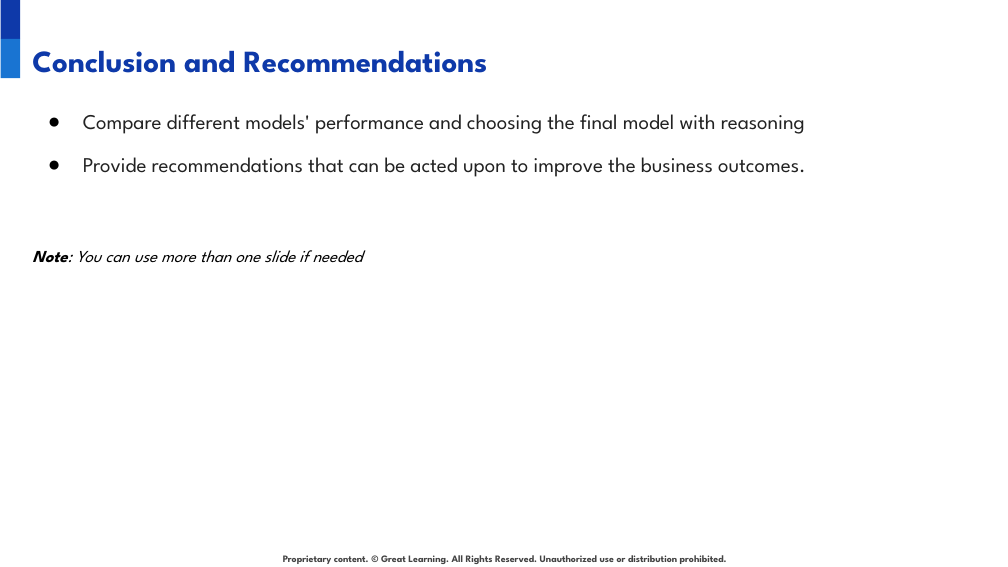
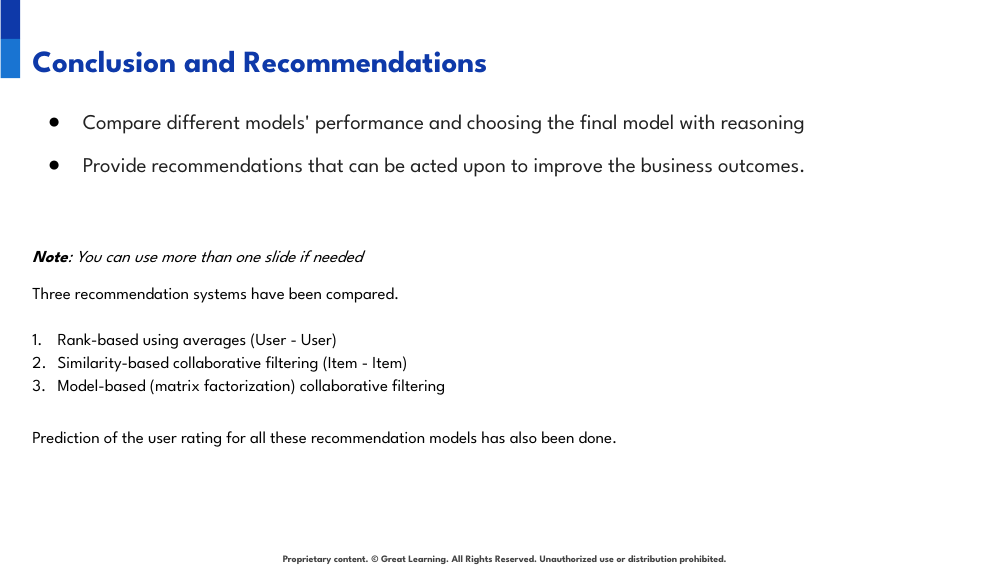
Before and after one commit to aktermitu13/Product-Recommendation-System, a slide deck: slide 10 of Presentation+Template+-+Amazon+Product+Recommendation+System.pptx (slide 9 before the commit). Drawn at 1008x567 pixels with LibreOffice and Linux fonts; fonts in the diff are those of the drawing; background and template pictures are left out. Boxes give left, top, right and bottom in pixels: in the first picture for what was removed or moved away, otherwise in the second. Text is boxed around its words. In the diff, an @@ line names an element or a change of style, - is before the commit and + after.

```diff
--- a/Presentation+Template+-+Amazon+Product+Recommendation+System.pptx
+++ b/Presentation+Template+-+Amazon+Product+Recommendation+System.pptx
@@ text at [32,287,618,447]: paragraphs added @@
+Three recommendation systems have been compared.
+1. Rank-based using averages (User - User)
+2. Similarity-based collaborative filtering (Item - Item)
+3. Model-based (matrix factorization) collaborative filtering
+Prediction of the user rating for all these recommendation models has also been done.
```
Also in this commit, not shown: 5 other slides changed, 2 slides added, 1 slide removed, 1 other file.
